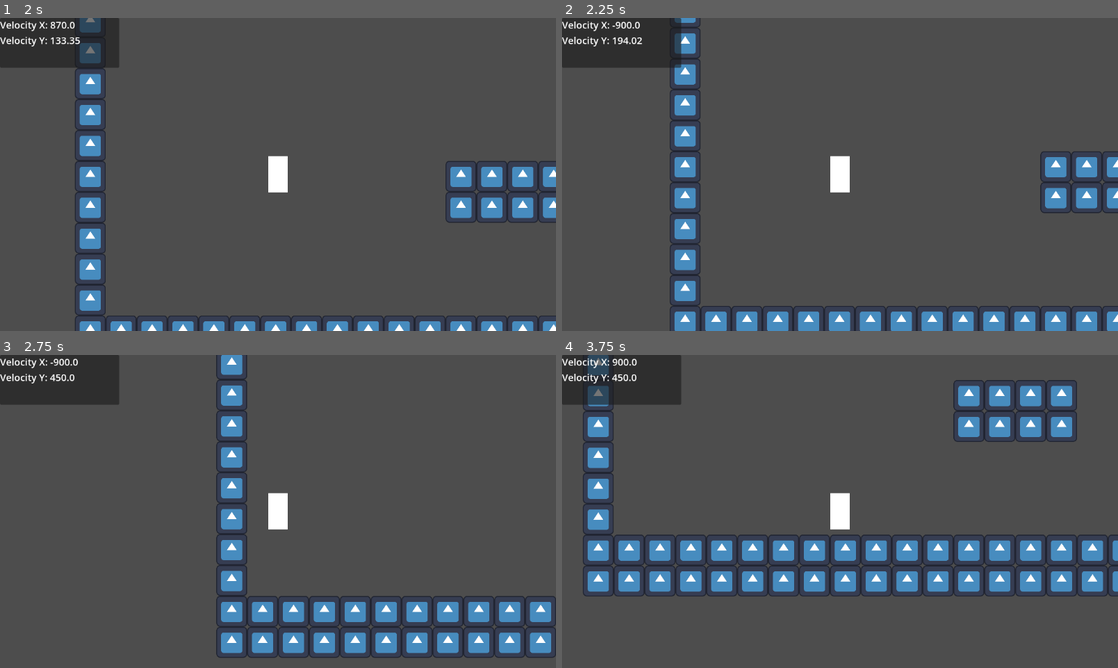
Above: before the commit, frames 1-4 (two rows, left to right).
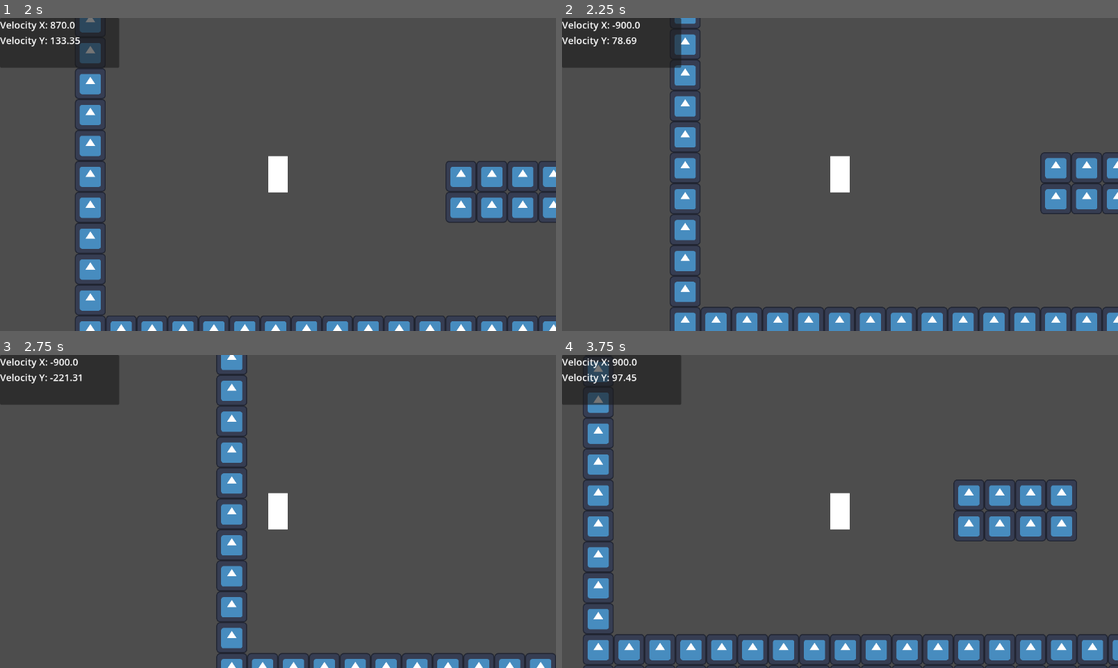
Above: after the commit, the same moments.

Repository: LitheFulminare/movimentos-explosoes-e-particulas
Game: Godot game, scene res://Game scenes/Prototyping.tscn
The game is run twice, just before and just after one commit, with the same random seed, the same clock (stepped at 60 frames per second) and the same inputs. The engine's default icon, where the game draws it, is replaced by a stand-in: a white triangle on a blue panel in a dark square.
Inputs:
- Up to frame 1 (2 s): hold Space (Jump) 0.53-1.28 s; hold D (Right) from 0.53 s (still down); tap Shift (Dash) at 1.35 s; tap Space (Jump) at 1.52, 1.55, 1.82 s
- Up to frame 2 (2.25 s): release D (Right) at 2.03 s; hold A (Left) from 2.03 s (still down); hold Space (Jump) from 2.03 s (still down); tap F (Grappling Hook) at 2.1 s
- Up to frame 3 (2.75 s): keep holding A (Left); keep holding Space (Jump)
- Up to frame 4 (3.75 s): release A (Left) at 2.78 s; release Space (Jump) at 2.78 s; hold D (Right) from 2.78 s (still down); tap Space (Jump) at 2.85, 3.02, 3.32 s; hold Space (Jump) from 3.53 s (still down); tap Shift (Dash) at 3.6 s

Frame 1 is identical in both runs. In frame 2, 1.9% of the frame differs, in the area x 9-100%, y 1-100%; in frame 3, 10%; in frame 4, 24%, in the area x 3-100%, y 0-100%.

Commit message:
fixed Y velocity bug when stopped hovering mid air

Diff:
--- a/Godot Project/Components/Entity/movement_controller.gd
+++ b/Godot Project/Components/Entity/movement_controller.gd
@@ -78,8 +78,7 @@
 
 			# BUG -> stop hover makes velocityY snap to 0
 			if is_hovering:
-				if character_body.velocity.y > 450:
-					character_body.velocity.y = 450
+				character_body.velocity.y = 450
 	else:
 		remaining_flight_duration = flying_duration
 
@@ -110,13 +109,12 @@
 		else:
 			fly(delta)
 
+	if Input.is_action_just_released("Jump") && !is_hovering:
+		character_body.velocity.y *= jump_release_deceleration
+
 	if Input.is_action_just_released("Jump"):
 		is_flying = false
 		is_hovering = false
-
-	if Input.is_action_just_released("Jump"):
-		character_body.velocity.y *= jump_release_deceleration
-
 
 # called every physics frame
 ## Sets the X Velocity depending on the direction provided. Also handles acceleration and deceleration.
--- a/Godot Project/Player/player.tscn
+++ b/Godot Project/Player/player.tscn
@@ -31,7 +31,6 @@
 deceleration = 120.0
 jump_velocity = 450.0
 jump_release_deceleration = 0.35
-flying_duration = 1.0
 flying_vertical_speed = 1800.0
 
 [node name="Grappling Hook Controller" type="Node" parent="." node_paths=PackedStringArray("player", "path_2d", "path_follow_2d", "line2d")]
